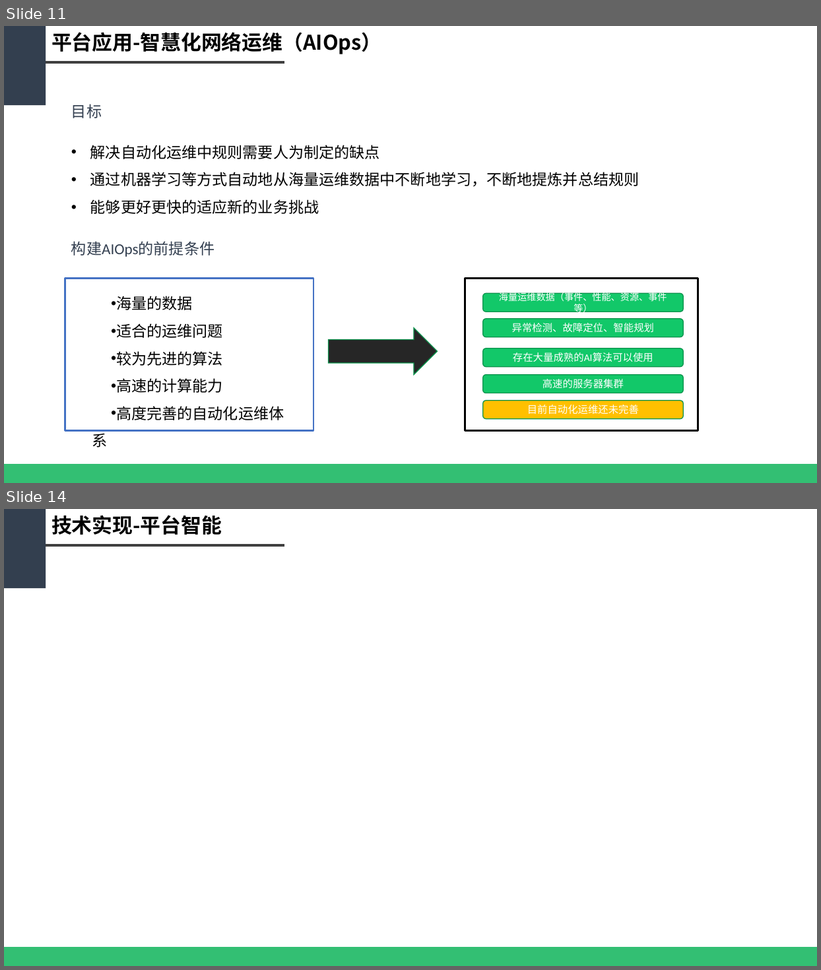
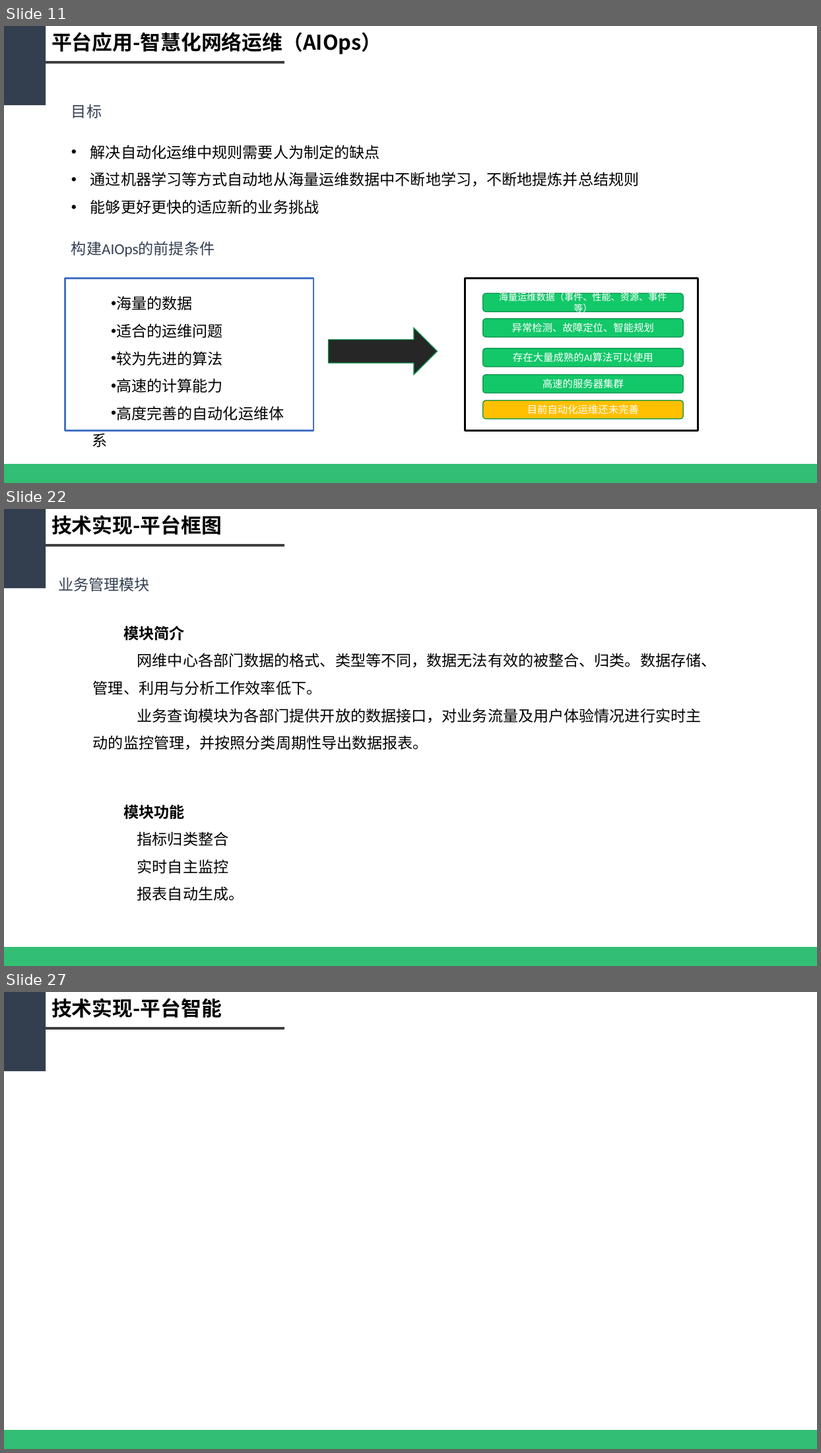
Before and after one commit to WeakX/Ref, a slide deck: 基于大数据的智慧网络运维平台_new[228].pptx. Shown one above the other, each under a label of ours: slides 11 and 14 before the commit, slides 11, 22 and 27 after it; the slides between them are not shown. The pictures are 821x970 and 821x1453 pixels, drawn with LibreOffice and Linux fonts; fonts in the diff are those of the drawing. Boxes give left, top, right and bottom in pixels: in the first picture for what was removed or moved away, otherwise in the second. Text is boxed around its words. In the diff, an @@ line names an element or a change of style, - is before the commit and + after.

```diff
--- a/基于大数据的智慧网络运维平台_new[228].pptx
+++ b/基于大数据的智慧网络运维平台_new[228].pptx
@@ slide 22 added at (4, 509, 817, 966), background #FFFFFF @@
@@ rectangle added at (4, 509, 46, 588), fill #333F50 @@
@@ text added at (52, 515, 222, 535), 24 pt, text #000000, bold @@
+技术实现-平台框图
@@ line added from (46, 545) to (284, 545), #404040 3 pt @@
@@ text added at (58, 577, 150, 591), 18 pt, text #333F50 @@
+业务管理模块
@@ text added at (93, 626, 717, 751), 18 pt, text #000000 @@
+模块简介
+网维中心各部门数据的格式、类型等不同，数据无法有效的被整合、归类。数据存储、管理、利用与分析工作效率低下。
+业务查询模块为各部门提供开放的数据接口，对业务流量及用户体验情况进行实时主动的监控管理，并按照分类周期性导出数据报表。
@@ text added at (123, 805, 244, 901), 18 pt, text #000000 @@
+模块功能
+指标归类整合
+实时自主监控
+报表自动生成。
@@ rectangle added at (4, 948, 817, 966), fill #00B050 at 80% opacity @@
@@ what was slide 14 is now slide 27 @@
```
Also in this commit, not shown: 4 slides changed, 12 other slides added, 1 other file.
